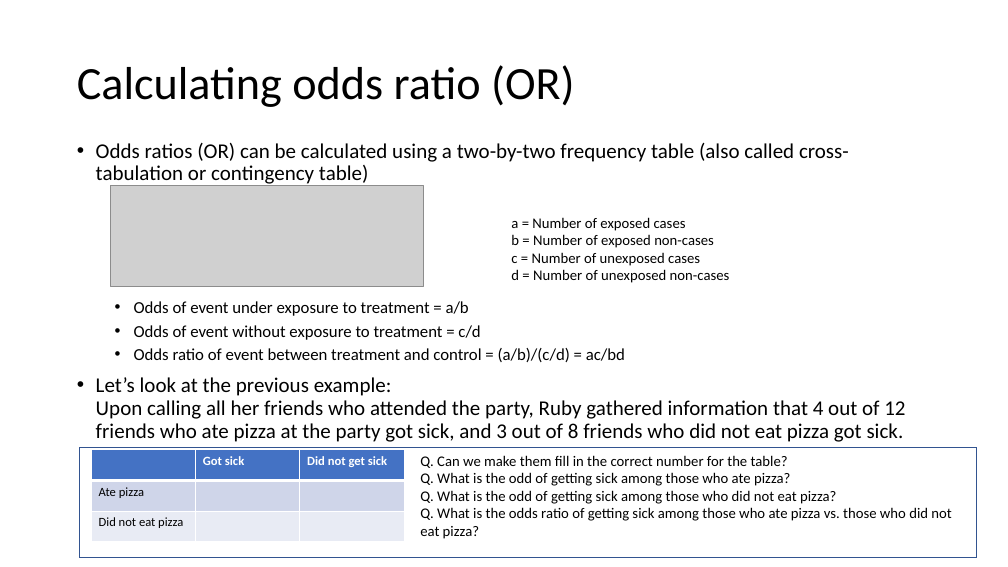
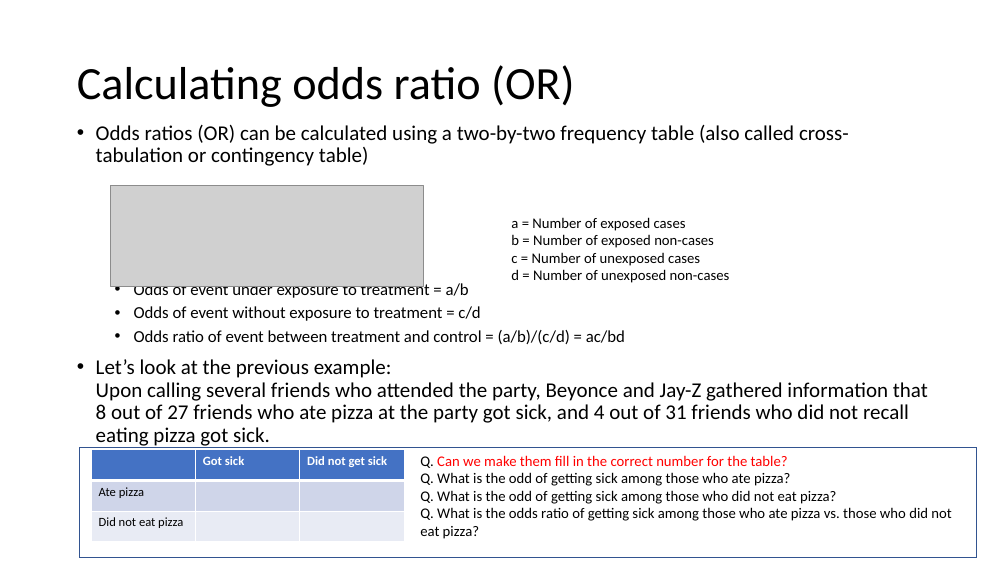
Before and after one commit to IDSP22/EducationApp_ChenKim, a slide deck: slide 3 of OR_mock-up.pptx. Drawn at 1008x567 pixels with LibreOffice and Linux fonts; fonts in the diff are those of the drawing; grey boxes stand for pictures. Boxes give left, top, right and bottom in pixels: in the first picture for what was removed or moved away, otherwise in the second. Text is boxed around its words. In the diff, an @@ line names an element or a change of style, - is before the commit and + after.

```diff
--- a/OR_mock-up.pptx
+++ b/OR_mock-up.pptx
@@ text "Odds ratios (OR) can be ...": place and size @@
-text "Odds ratios (OR) can be ..." at box(96, 143, 905, 442)
+text "Odds ratios (OR) can be ..." at box(96, 125, 928, 448)
@@ text at box(96, 359, 928, 448): text changed @@
-• Let’s look at the previous example:
-  Upon calling all her friends who attended the party, Ruby gathered information that 4 out of 12 friends who ate pizza at the party got sick, and 3 out of 8 friends who did not eat pizza got sick.
+• Let’s look at the previous example:
+  Upon calling several friends who attended the party, Beyonce and Jay-Z gathered information that 8 out of 27 friends who ate pizza at the party got sick, and 4 out of 31 friends who did not recall eating pizza got sick.
@@ text at box(420, 455, 788, 468): text colour #000000 to #FF0000 in "Can we make them fill in the ..." @@
```
Also in this commit, not shown: 4 other slides changed, 2 other files.
